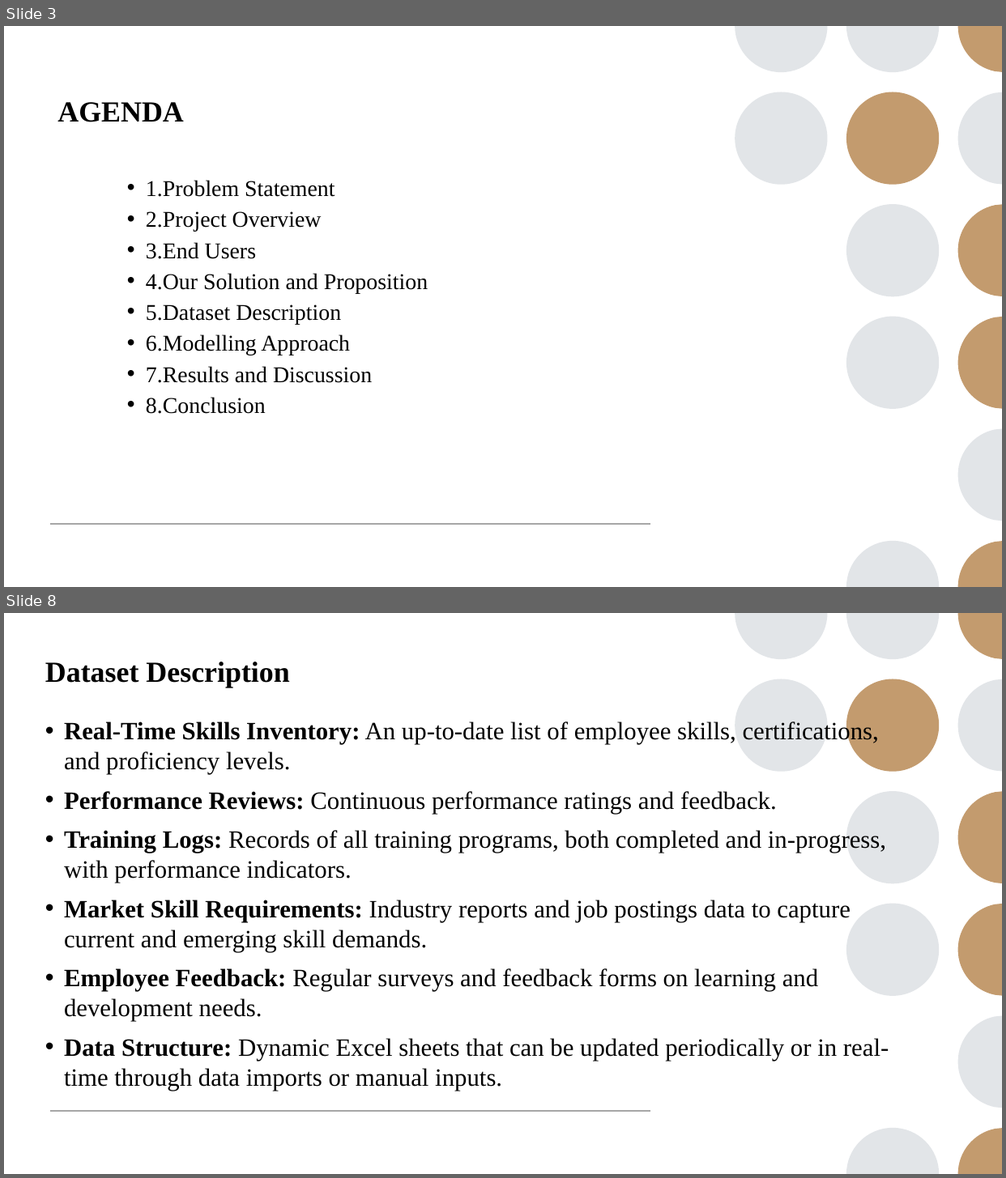
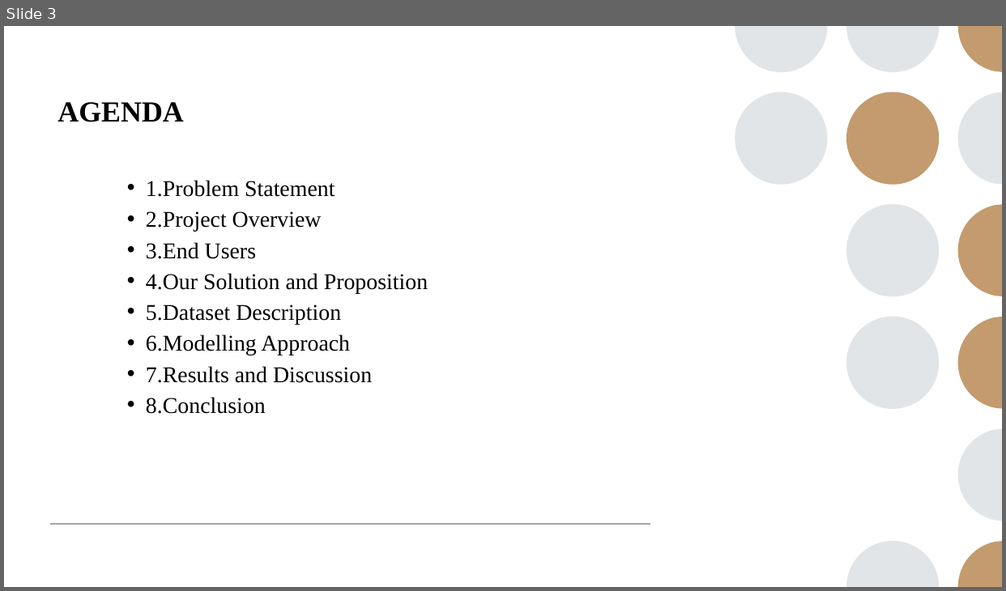
Before and after one commit to Saimeera785/TNSDC-DA-, a slide deck: sai meera ibm ppt.pptx. Shown one above the other, each under a label of ours: slides 3 and 8 before the commit, slide 3 after it; the slides between them are not shown. The pictures are 1006x1178 and 1006x591 pixels, drawn with LibreOffice and Linux fonts; fonts in the diff are those of the drawing. Boxes give left, top, right and bottom in pixels: in the first picture for what was removed or moved away, otherwise in the second. Text is boxed around its words. In the diff, an @@ line names an element or a change of style, - is before the commit and + after.

```diff
--- a/sai meera ibm ppt.pptx
+++ b/sai meera ibm ppt.pptx
@@ slide 8 removed at (4,613,1002,1174), background #FFFFFF; not listed: 14 template elements that a slide beside it also shows @@
@@ title removed at (45,662,289,688) @@
-Dataset Description
@@ text removed at (64,720,889,1091) @@
-• Real-Time Skills Inventory: An up-to-date list of employee skills, certifications, and proficiency levels.
-• Performance Reviews: Continuous performance ratings and feedback.
-• Training Logs: Records of all training programs, both completed and in-progress, with performance indicators.
-• Market Skill Requirements: Industry reports and job postings data to capture current and emerging skill demands.
-• Employee Feedback: Regular surveys and feedback forms on learning and development needs.
-• Data Structure: Dynamic Excel sheets that can be updated periodically or in real-time through data imports or manual inputs.
```
Also in this commit, not shown: 8 slides changed, 2 slides added, 1 other slide removed, 1 other file.
